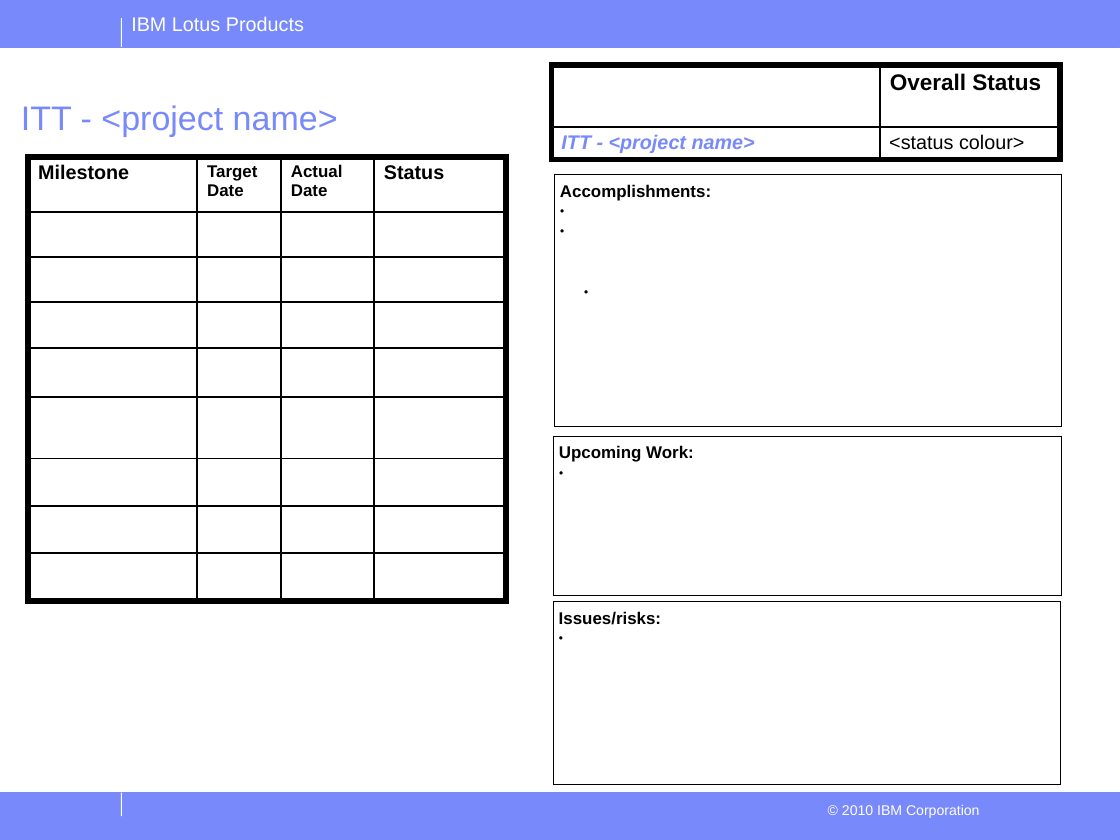
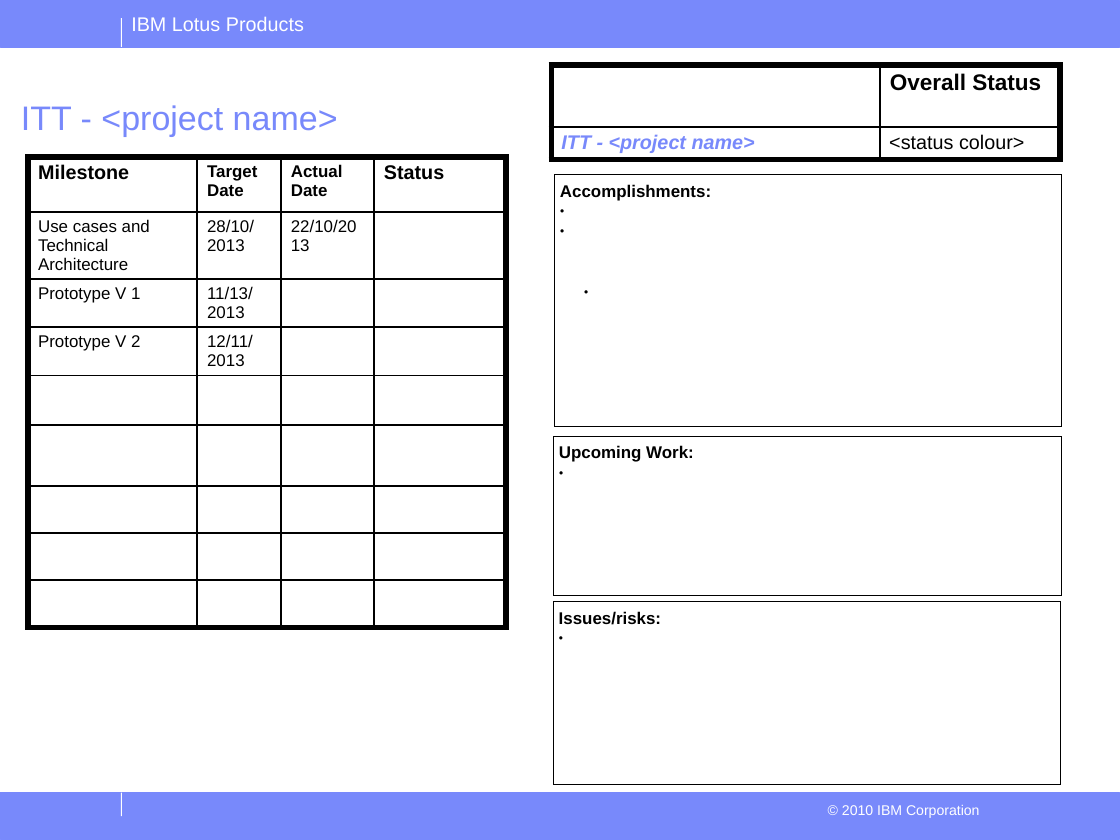
Before and after one commit to smur89/IBM-CD-Dashboard, a slide deck: slide 4 of Documentation/Project Status reports.odp. Drawn at 1120x840 pixels with LibreOffice and Linux fonts; fonts in the diff are those of the drawing; background and template pictures are left out. Boxes give left, top, right and bottom in pixels: in the first picture for what was removed or moved away, otherwise in the second. Text is boxed around its words. In the diff, an @@ line names an element or a change of style, - is before the commit and + after.

```diff
--- a/Documentation/Project Status reports.odp
+++ b/Documentation/Project Status reports.odp
@@ table at <box>27,157,505,627</box> @@
+row 2: Use cases and Technical Architecture | 28/10/ 2013 | 22/10/2013 | 
+row 3: Prototype V 1 | 11/13/ / 2013 |  | 
+row 4: Prototype V 2 | 12/11/ / 2013 |  | 
-row 7:  |  |  | 
-row 8:  |  |  | 
-row 9:  |  |  | 
```
Also in this commit, not shown: 1 other slide changed, 2 other files.
